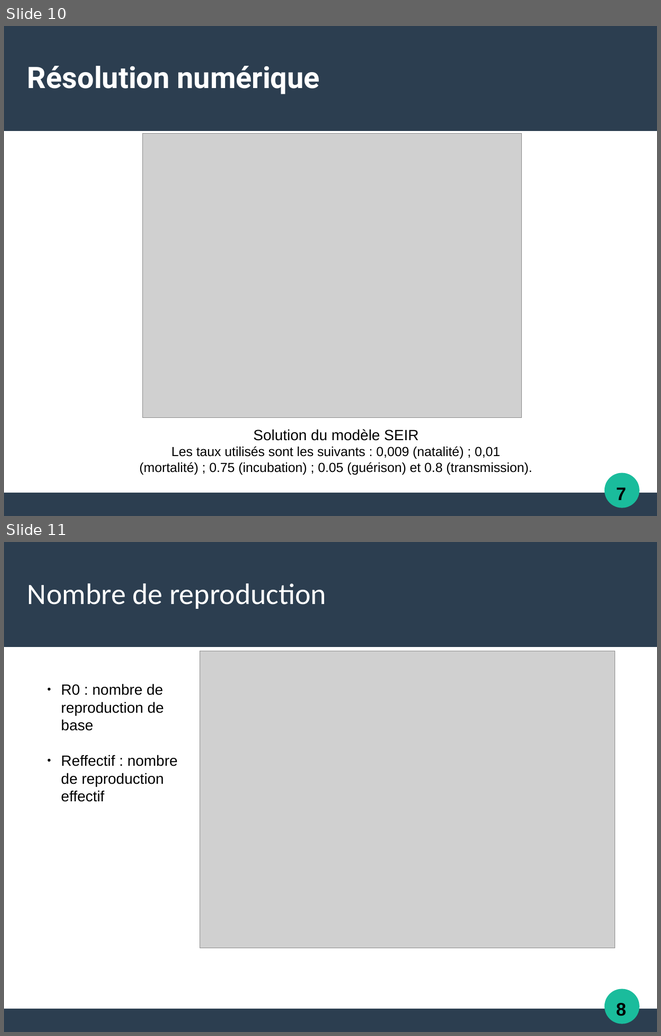
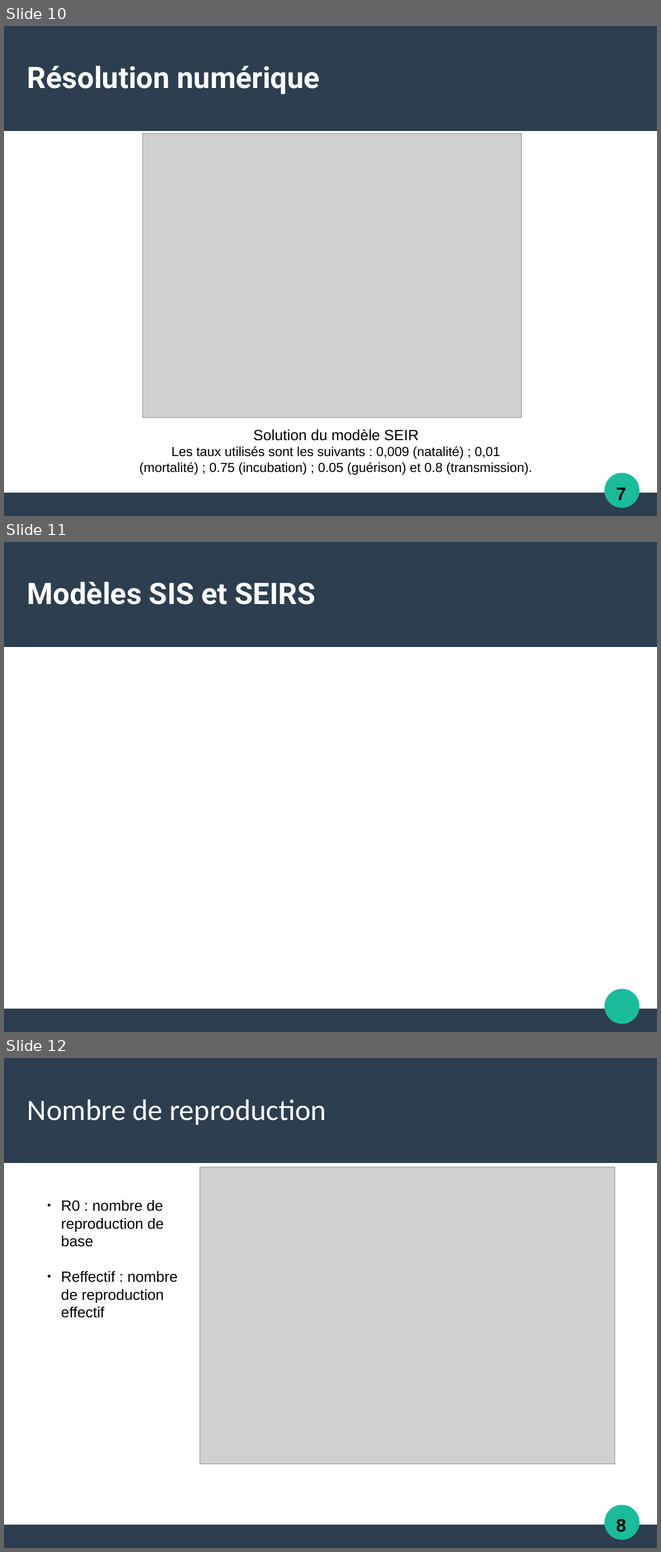
Before and after one commit to Alexia57/TIPE-2021-MP, a slide deck: Tipe_presentation.odp. Shown one above the other, each under a label of ours: slides 10 and 11 before the commit, slides 10, 11 and 12 after it. The pictures are 661x1036 and 661x1552 pixels, drawn with LibreOffice and Linux fonts; fonts in the diff are those of the drawing; grey boxes stand for pictures. Boxes give left, top, right and bottom in pixels: in the first picture for what was removed or moved away, otherwise in the second. Text is boxed around its words. In the diff, an @@ line names an element or a change of style, - is before the commit and + after.

```diff
--- a/Tipe_presentation.odp
+++ b/Tipe_presentation.odp
@@ slide 11 added at box(4, 542, 657, 1032), background #FFFFFF; not listed: 3 template elements that a slide beside it also shows @@
@@ title added at box(27, 582, 315, 605), 36 pt, text #FFFFFF, bold @@
+Modèles SIS et SEIRS
@@ what was slide 11 is now slide 12 @@
```
Also in this commit, not shown: 2 slides changed, 1 other file.
